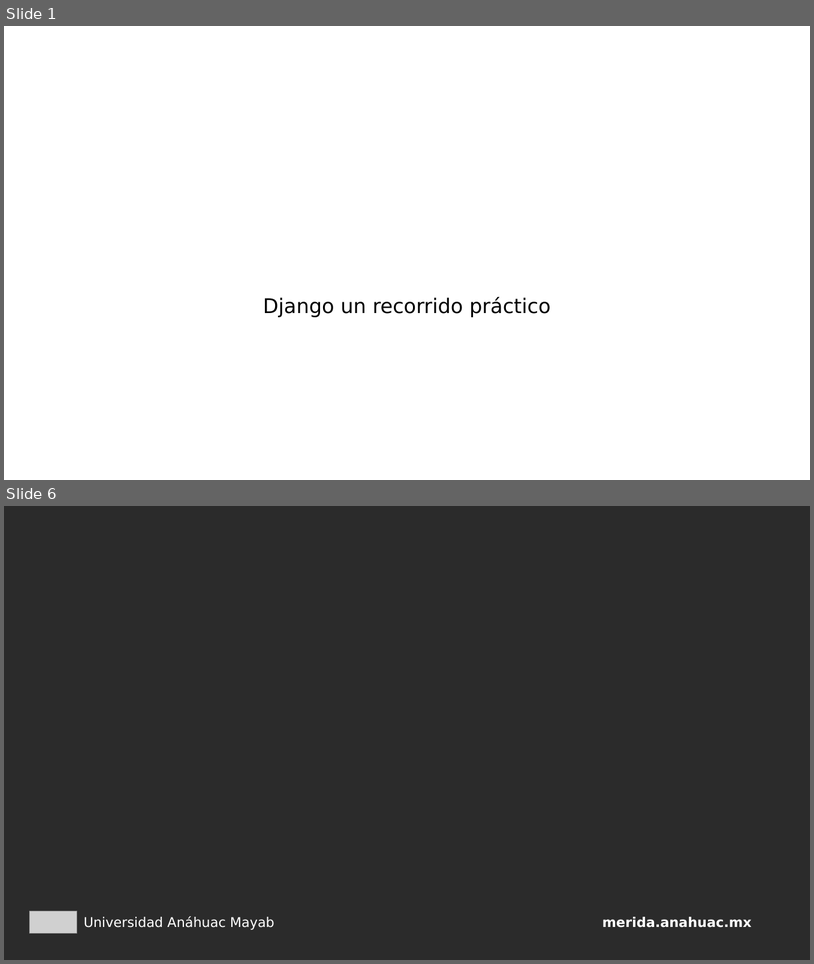
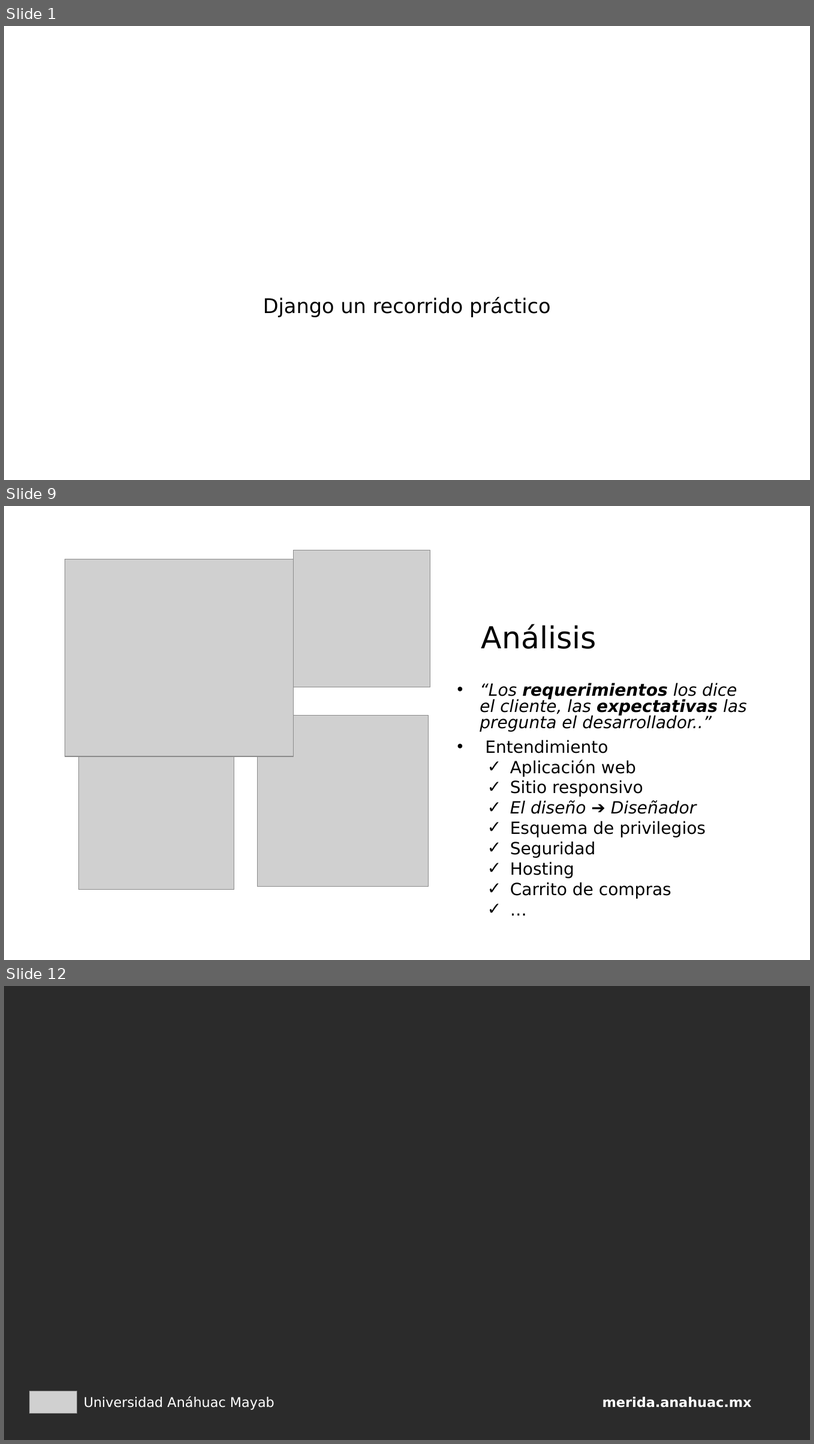
Before and after one commit to franvazgom/masterClassCBV, a slide deck: docs/MasterClassEnero2026_2.pptx. Shown one above the other, each under a label of ours: slides 1 and 6 before the commit, slides 1, 9 and 12 after it; the slides between them are not shown. The pictures are 814x964 and 814x1444 pixels, drawn with LibreOffice and Linux fonts; fonts in the diff are those of the drawing; grey boxes stand for pictures; background and template pictures are left out; a plain dark background stands for a picture behind light text. Boxes give left, top, right and bottom in pixels: in the first picture for what was removed or moved away, otherwise in the second. Text is boxed around its words. In the diff, an @@ line names an element or a change of style, - is before the commit and + after.

```diff
--- a/docs/MasterClassEnero2026_2.pptx
+++ b/docs/MasterClassEnero2026_2.pptx
@@ slide 9 added at (x1=4, y1=506, x2=810, y2=960), background picture (left out) @@
@@ picture added at (x1=65, y1=559, x2=294, y2=756) @@
@@ picture added at (x1=294, y1=550, x2=431, y2=687) @@
@@ title added at (x1=482, y1=624, x2=596, y2=649), 36 pt, text #000000 @@
+Análisis
@@ text added at (x1=480, y1=682, x2=747, y2=898), 20 pt, text #000000, italic @@
+• “Los requerimientos los dice el cliente, las expectativas las pregunta el desarrollador..”
+• Entendimiento
+  ✓ Aplicación web
+  ✓ Sitio responsivo
+  ✓ El diseño ➔ Diseñador
+  ✓ Esquema de privilegios
+  ✓ Seguridad
+  ✓ Hosting
+  ✓ Carrito de compras
+  ✓ …
@@ picture added at (x1=257, y1=715, x2=429, y2=886) @@
@@ picture added at (x1=79, y1=756, x2=234, y2=889) @@
@@ what was slide 6 is now slide 12 @@
```
Also in this commit, not shown: 1 slide changed, 8 other slides added, 3 slides removed, 1 other file.
